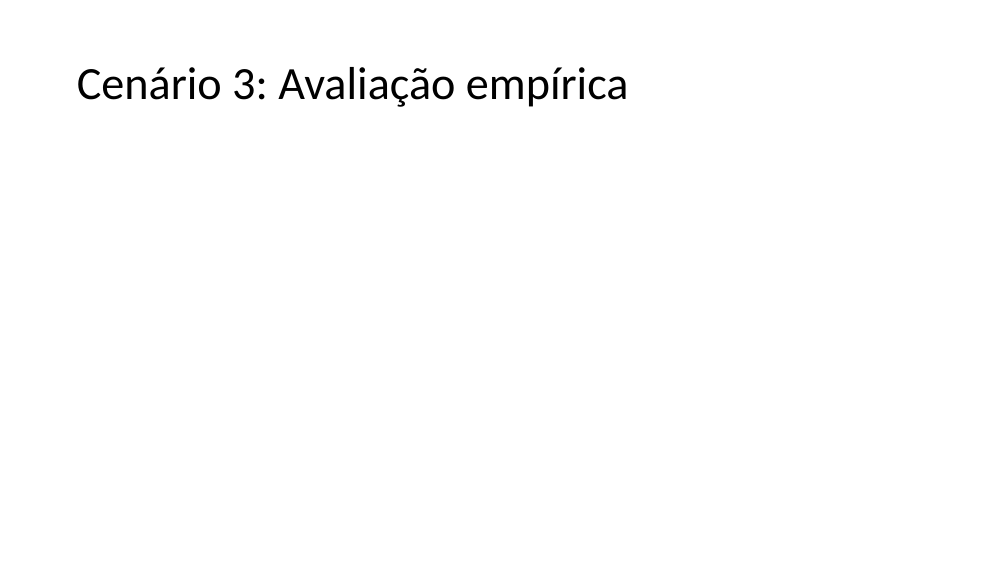
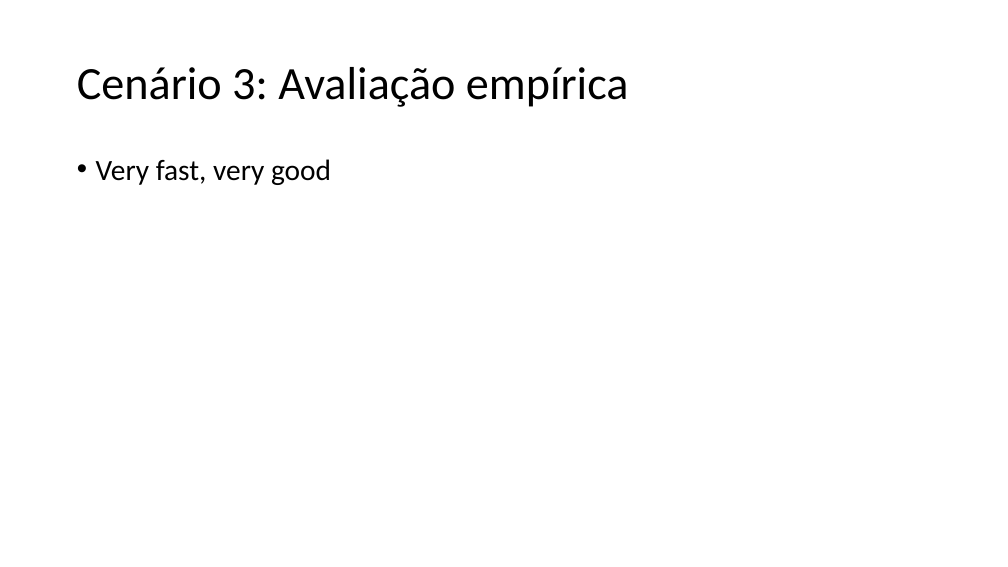
Before and after one commit to afs202005277/UrbanLogisticsOptimizer, a slide deck: slide 14 of Apresentacao.pptx. Drawn at 1008x567 pixels with LibreOffice and Linux fonts; fonts in the diff are those of the drawing. Boxes give left, top, right and bottom in pixels: in the first picture for what was removed or moved away, otherwise in the second. Text is boxed around its words. In the diff, an @@ line names an element or a change of style, - is before the commit and + after.

Commit message:
Powerpoint

```diff
--- a/Apresentacao.pptx
+++ b/Apresentacao.pptx
@@ text added at bbox=[96, 159, 331, 185], 28 pt, text #000000 @@
+• Very fast, very good
```
Also in this commit, not shown: 2 other slides changed.
